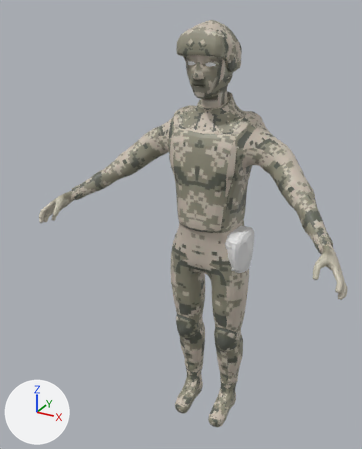
The Blender file unit.blend as it was, and as the next commit left it.
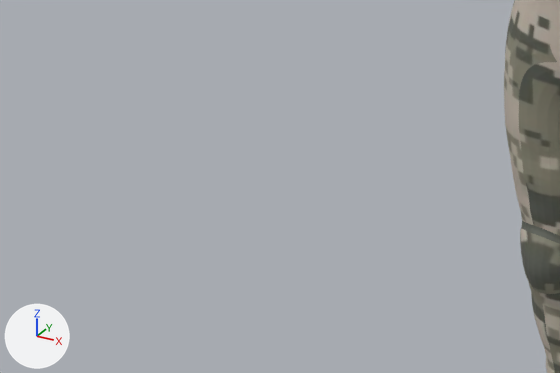
There are two pictures of each version: one whole from a 50 mm lens placed at (0.946, -2.038, 2.119), pointed at (-0.17, -0.008, 1.104), one close up on the part from 0% to 52% of the width and 53% to 81% of the height. Arrows for +X, +Y and +Z are at lower left; the lights stay in place.

The first close-up shows 'Unit'.
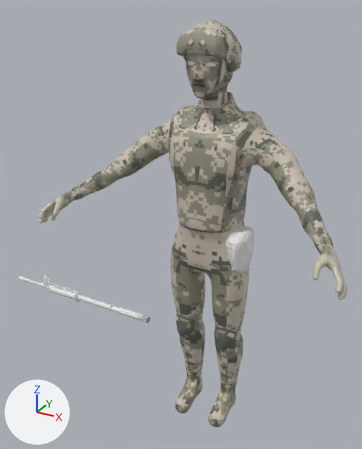
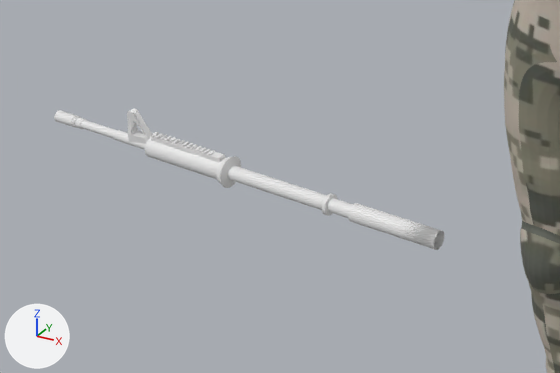
What differs and where, as boxes (x1, y1, x2, y2) in the close-ups (560 x 373 px):
'Circle', added: after (54, 108, 444, 250)

What the commit changed:
Mesh me_circle is new.
It has 1405 vertices, 1096 faces, 216 loose edges and spans x -2.6..5.9, y -1.1..1.1, z -15.5..16.2.
Object 'Circle' (ob_circle) is new; it shows me_circle.
Its location is (-0.902, 0.0, 0.452).
Its rotation in degrees is (0, 90, 0).
Its scale is (0.0319, 0.0319, 0.0319).
